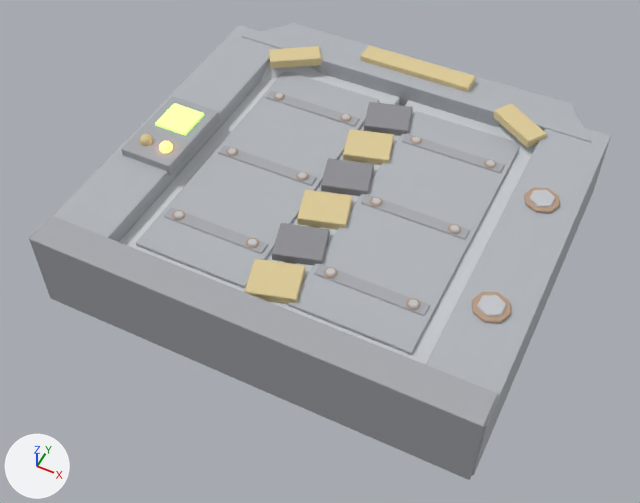
The FBX model Assets/GeneratedBaseItems/08_Motorized_Blast_Door.fbx, before and after one commit.
One viewpoint serves both versions: a 50 mm camera at (1.57, -2.21, 3.8) aimed at (-0.03, 0.99, -0.2). Lighting does not change. The marker at lower left points along +X, +Y and +Z. The older version comes first.

The first picture shows '08_Motorized_Blast_Door'.
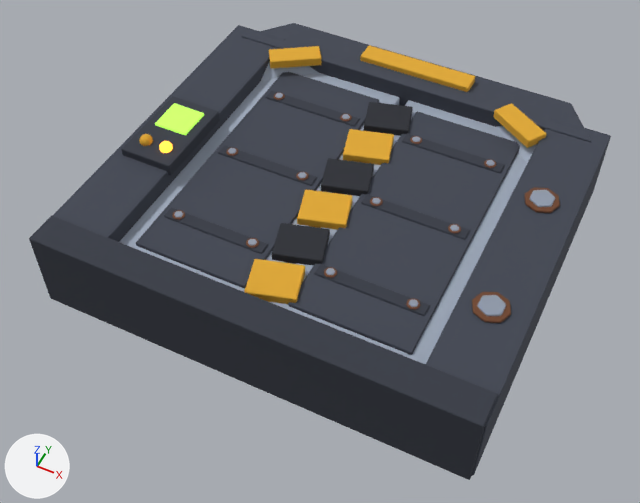
Pixel boxes (x1, y1, x2, y2) of what changed, in the pictures (640 x 503 px):
'08_Motorized_Blast_Door', recoloured (darker): (29, 23, 611, 480) in both

The change, as a diff of the scene's bpy script:
```diff
--- a/Assets/GeneratedBaseItems/08_Motorized_Blast_Door.fbx.py
+++ b/Assets/GeneratedBaseItems/08_Motorized_Blast_Door.fbx.py
@@ mat_hazard___faded_amber @@
 mat_hazard___faded_amber = principled_material('Hazard | faded amber')
-mat_hazard___faded_amber.base_color = (0.733, 0.603, 0.319)  # beige #decc99
+mat_hazard___faded_amber.base_color = (0.748, 0.393, 0.0272)  # orange #e0a82e
 mat_hazard___faded_amber.roughness = 0.94
@@ mat_titanium___graphite_armor @@
 mat_titanium___graphite_armor = principled_material('Titanium | graphite armor')
-mat_titanium___graphite_armor.base_color = (0.455, 0.477, 0.507)  # grey #b4b8bd
+mat_titanium___graphite_armor.base_color = (0.055, 0.0637, 0.089)  # greyish blue #424754
 mat_titanium___graphite_armor.roughness = 0.94
@@ mat_iron___dark_forged_steel @@
 mat_iron___dark_forged_steel = principled_material('Iron | dark forged steel')
-mat_iron___dark_forged_steel.base_color = (0.394, 0.407, 0.432)  # grey #a8abb0
+mat_iron___dark_forged_steel.base_color = (0.038, 0.044, 0.062)  # greyish blue #373b46
 mat_iron___dark_forged_steel.roughness = 0.94
@@ mat_rust___deep_brown @@
 mat_rust___deep_brown = principled_material('Rust | deep brown')
-mat_rust___deep_brown.base_color = (0.487, 0.335, 0.237)  # beige #b99d86
+mat_rust___deep_brown.base_color = (0.16, 0.06, 0.025)  # brown #6f452c
 mat_rust___deep_brown.roughness = 0.94
@@ mat_charcoal___blackened @@
 mat_charcoal___blackened = principled_material('Charcoal | blackened')
-mat_charcoal___blackened.base_color = (0.281, 0.281, 0.301)  # grey #909095
+mat_charcoal___blackened.base_color = (0.022, 0.0245, 0.0331)  # dark grey #292b33
 mat_charcoal___blackened.roughness = 0.94
@@ mat_bile___toxic_phosphor @@
 mat_bile___toxic_phosphor = principled_material('Bile | toxic phosphor')
-mat_bile___toxic_phosphor.base_color = (0.579, 0.757, 0.335)  # green #c8e29d
+mat_bile___toxic_phosphor.base_color = (0.28, 0.56, 0.06)  # green #90c545
 mat_bile___toxic_phosphor.roughness = 0.94
```
